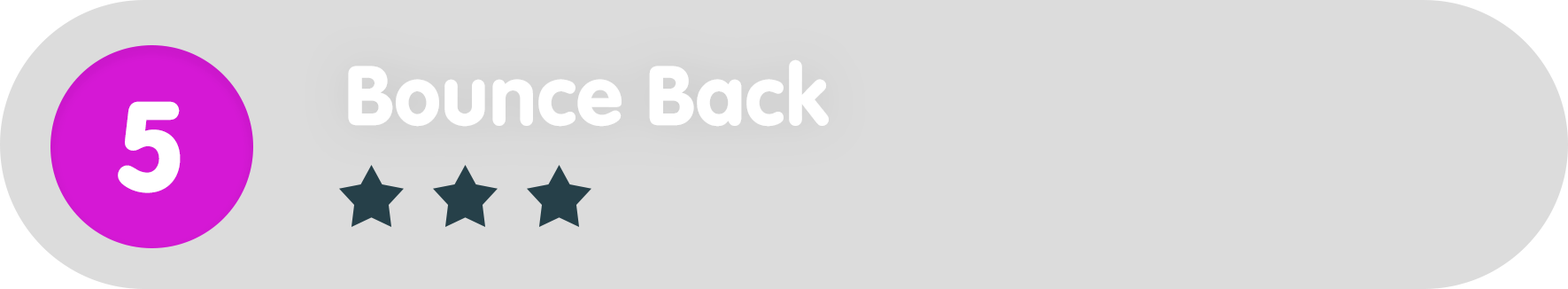
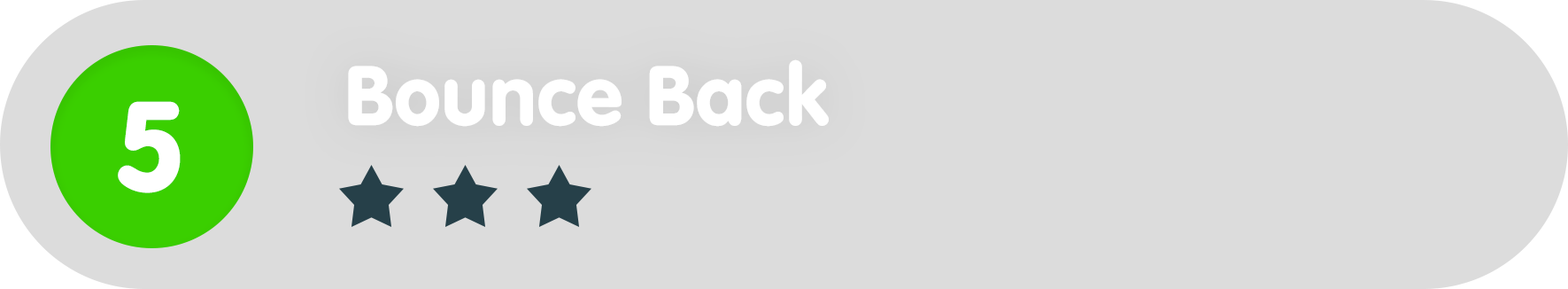
Before/after of a 1568 × 289 layered artwork. What changed in the layer stack:
painted on "Ellipse_green" over 50, 45, 254, 248
